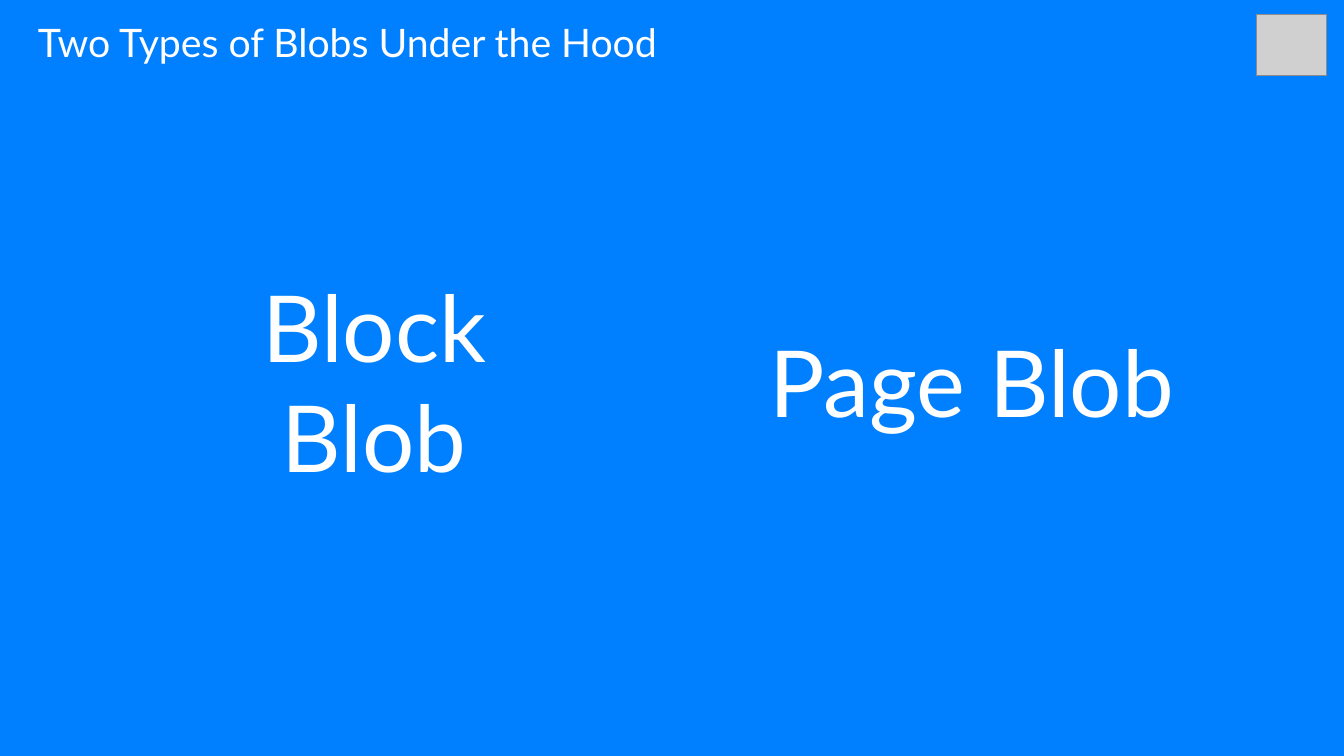
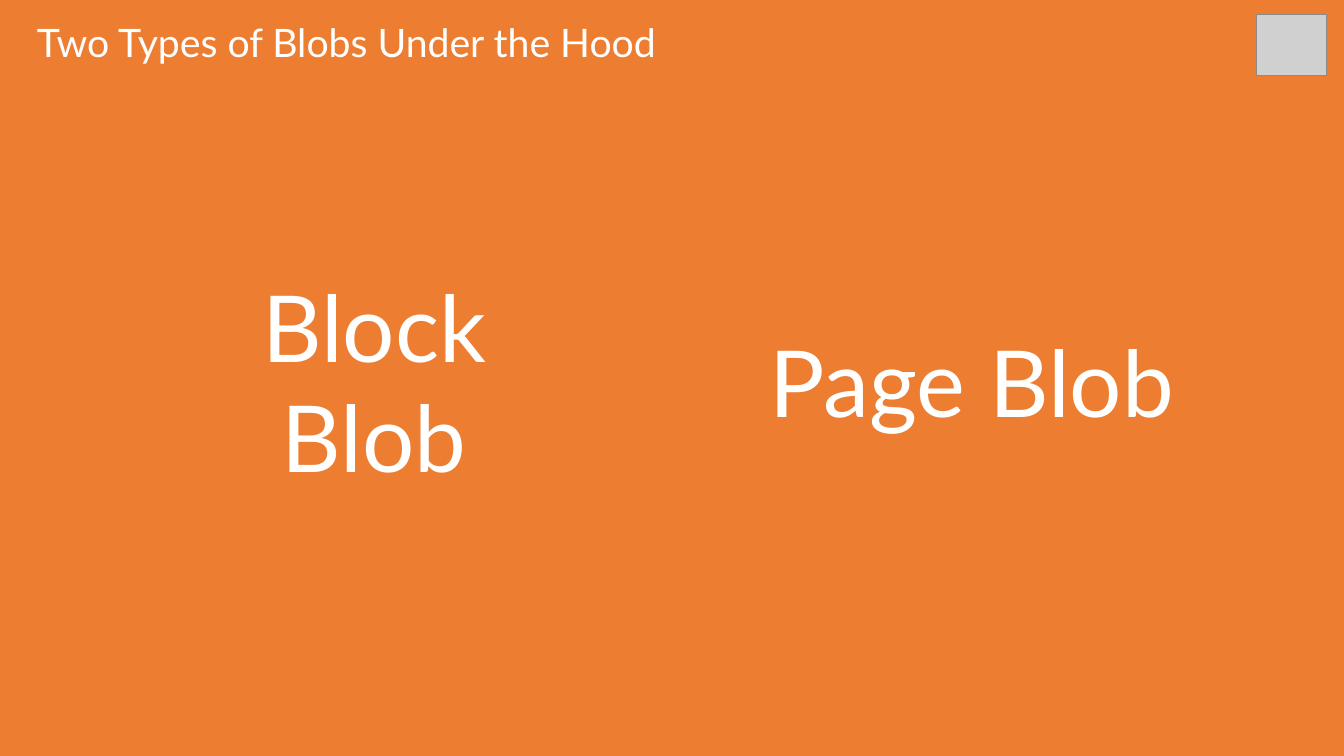
Before and after one commit to sack212/BasicAzureCamp, a slide deck: slide 6 of Data-Storage/Data-Storage.pptx. Drawn at 1344x756 pixels with LibreOffice and Linux fonts; fonts in the diff are those of the drawing; grey boxes stand for pictures. Boxes give left, top, right and bottom in pixels: in the first picture for what was removed or moved away, otherwise in the second. Text is boxed around its words. In the diff, an @@ line names an element or a change of style, - is before the commit and + after.

```diff
--- a/Data-Storage/Data-Storage.pptx
+++ b/Data-Storage/Data-Storage.pptx
@@ background #007FFF to #ED7D31 @@
```
Also in this commit, not shown: 3 other slides changed.
